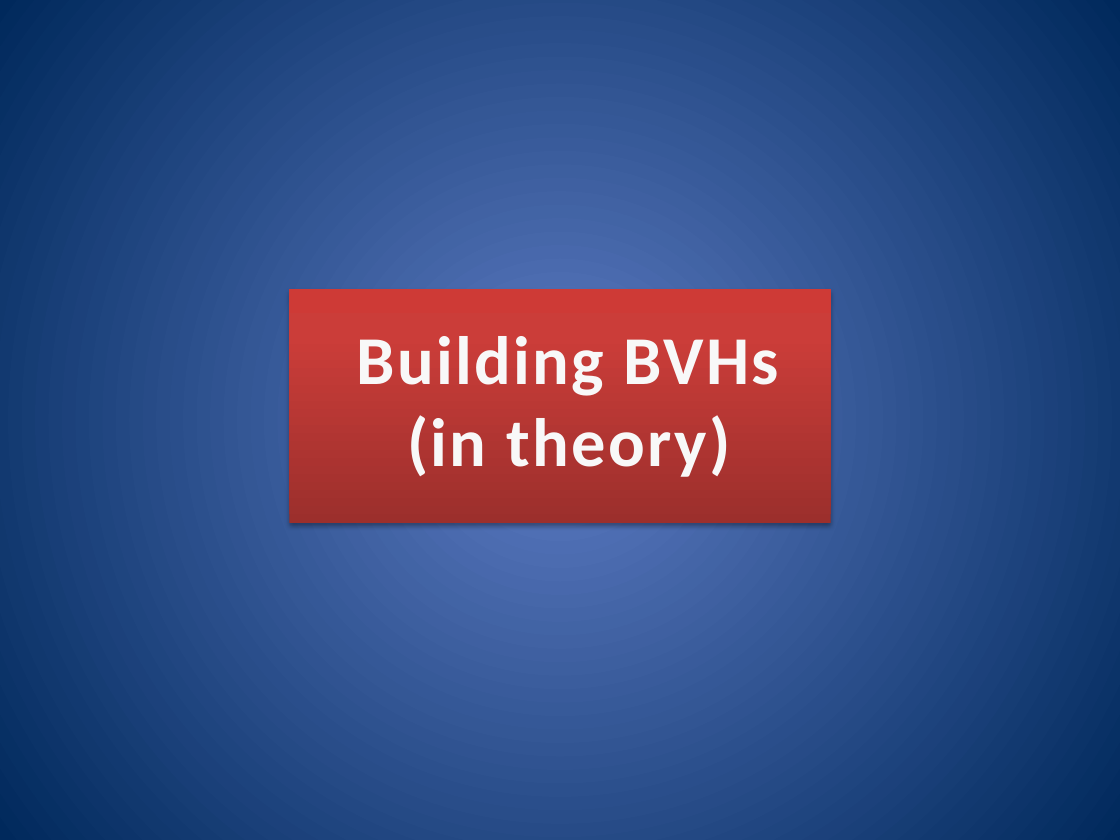
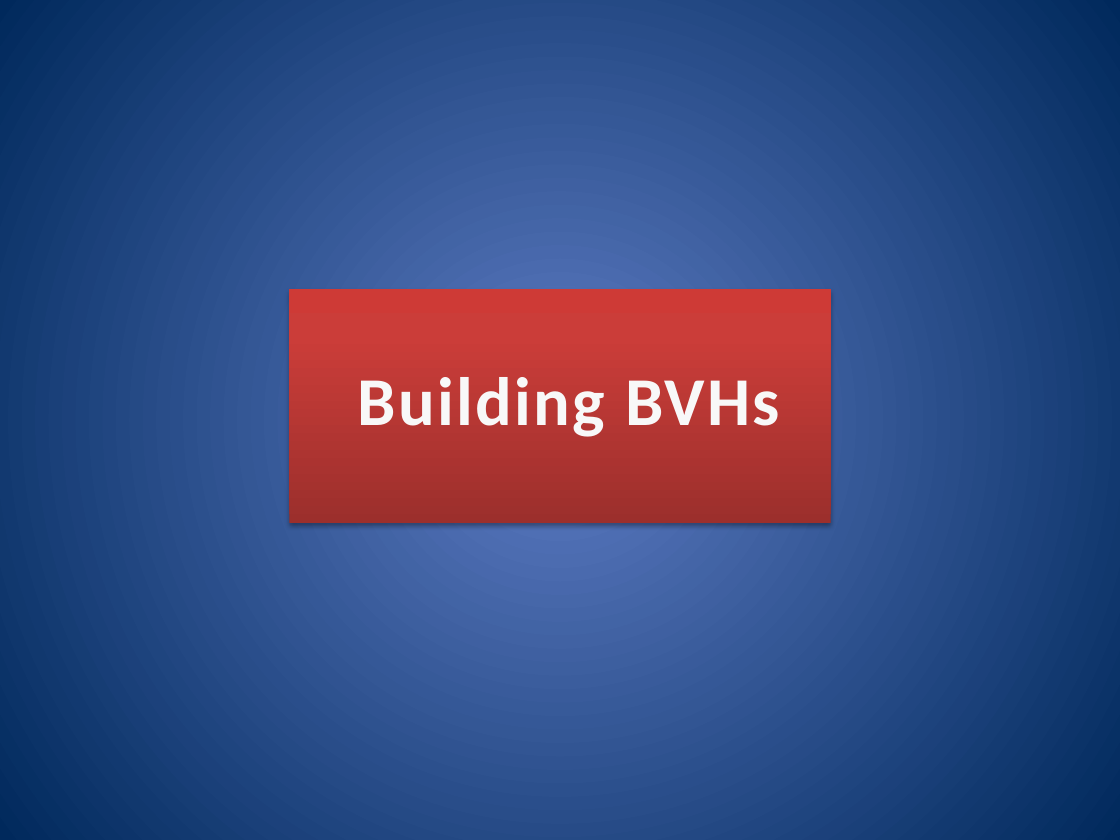
Before and after one commit to nfeltman/RayView, a slide deck: slide 23 of documentation/GroupMeetingPresentation.pptx. Drawn at 1120x840 pixels with LibreOffice and Linux fonts; fonts in the diff are those of the drawing. Boxes give left, top, right and bottom in pixels: in the first picture for what was removed or moved away, otherwise in the second. Text is boxed around its words. In the diff, an @@ line names an element or a change of style, - is before the commit and + after.

```diff
--- a/documentation/GroupMeetingPresentation.pptx
+++ b/documentation/GroupMeetingPresentation.pptx
@@ title at [358,377,780,437]: text changed @@
-Building BVHs
-(in theory)
+Building BVHs
```
Also in this commit, not shown: 10 other slides changed, 7 slides added, 3 slides removed.
